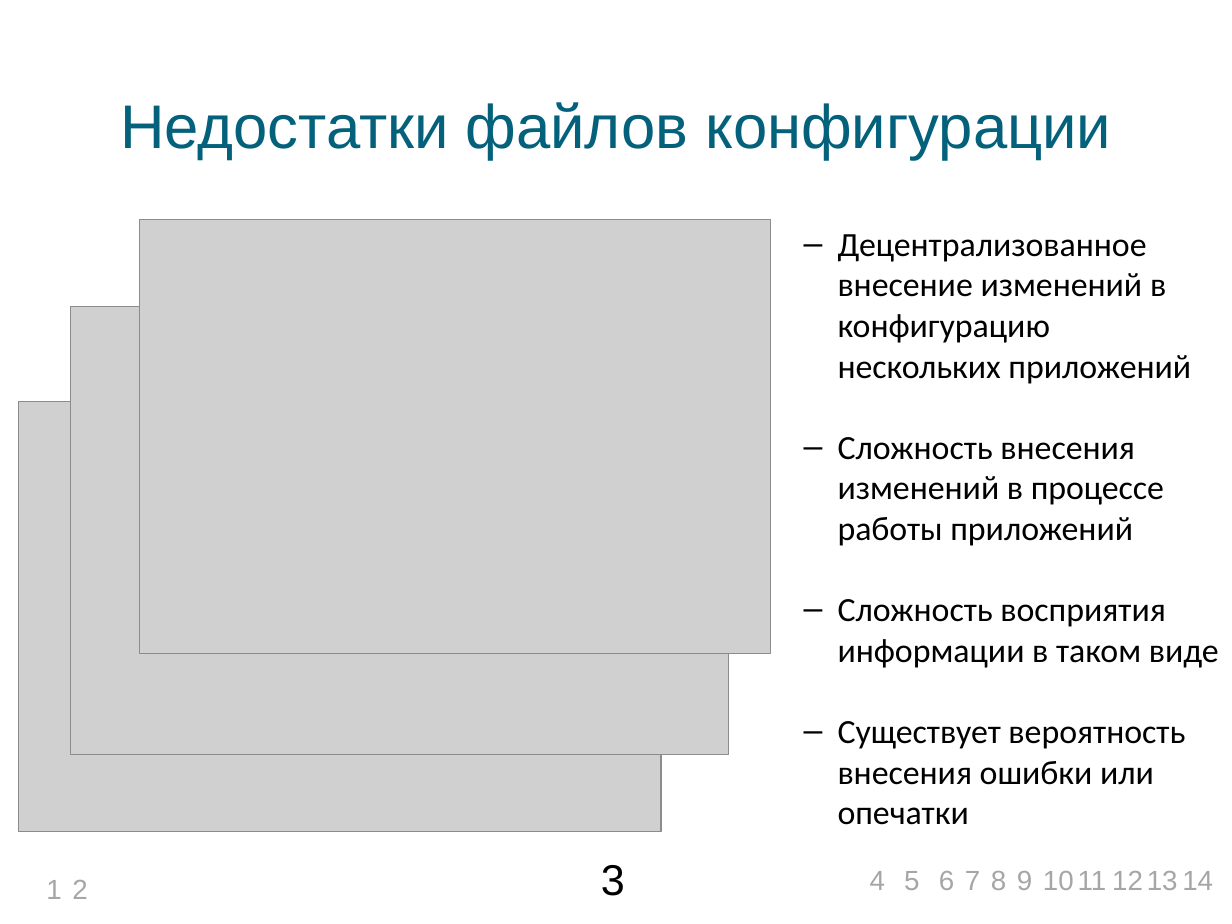
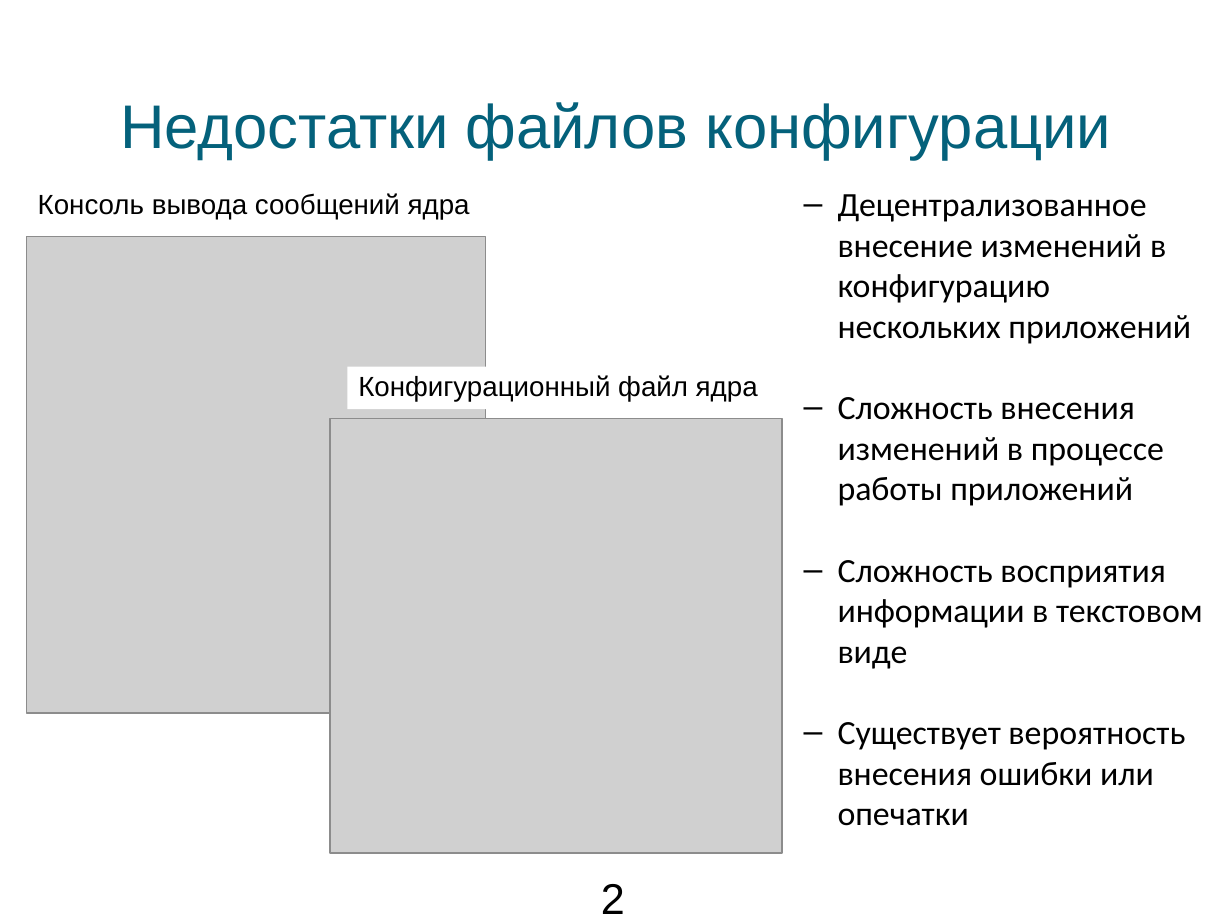
Before and after one commit to bluerain/snoopy, a slide deck: slide 2 of diploma/trunk/ppt/starovoitov.pptx (slide 3 before the commit). Drawn at 1232x924 pixels with LibreOffice and Linux fonts; fonts in the diff are those of the drawing; grey boxes stand for pictures; background and template pictures are left out. Boxes give left, top, right and bottom in pixels: in the first picture for what was removed or moved away, otherwise in the second. Text is boxed around its words. In the diff, an @@ line names an element or a change of style, - is before the commit and + after.

```diff
--- a/diploma/trunk/ppt/starovoitov.pptx
+++ b/diploma/trunk/ppt/starovoitov.pptx
@@ text "Децентрализованное внесение изменений в конфигурацию ...": place and size @@
-text "Децентрализованное внесение изменений в конфигурацию ..." at bbox=[838, 234, 1219, 825]
+text "Децентрализованное внесение изменений в конфигурацию ..." at bbox=[838, 194, 1203, 826]
@@ text added at bbox=[38, 193, 470, 220], 18 pt, text #000000 @@
+Консоль вывода сообщений ядра
@@ picture added at bbox=[27, 237, 486, 714] @@
@@ picture removed at bbox=[140, 220, 771, 654] @@
@@ picture removed at bbox=[70, 306, 729, 755] @@
@@ rectangle added at bbox=[347, 367, 772, 409], fill #FFFFFF, 18 pt, text #000000 @@
+Конфигурационный файл ядра
@@ picture removed at bbox=[18, 401, 661, 832] @@
@@ picture added at bbox=[330, 419, 783, 854] @@
@@ text at bbox=[838, 560, 1203, 669]: text changed @@
-  – Сложность восприятия информации в таком виде
+  – Сложность восприятия информации в текстовом виде
@@ text removed at bbox=[35, 869, 61, 904] @@
-1
@@ text removed at bbox=[601, 865, 625, 896] @@
-3
@@ text "2": place and size @@
-text "2" at bbox=[61, 869, 104, 913]
+text "2" at bbox=[601, 884, 625, 914]
@@ text "2" at bbox=[601, 884, 625, 914]: size 18 to 28 pt, text colour #A6A6A6 to #000000 @@
@@ text removed at bbox=[870, 871, 885, 890] @@
-4
@@ text removed at bbox=[904, 871, 919, 890] @@
-5
@@ text removed at bbox=[939, 871, 954, 890] @@
-6
@@ text removed at bbox=[965, 871, 980, 890] @@
-7
@@ text removed at bbox=[991, 871, 1006, 890] @@
-8
@@ text removed at bbox=[1017, 871, 1032, 890] @@
-9
@@ text removed at bbox=[1043, 871, 1074, 890] @@
-10
@@ text removed at bbox=[1078, 871, 1107, 890] @@
-11
@@ text removed at bbox=[1112, 871, 1143, 890] @@
-12
@@ text removed at bbox=[1147, 871, 1178, 890] @@
-13
@@ text removed at bbox=[1182, 871, 1213, 890] @@
-14
```
Also in this commit, not shown: 8 other slides changed, 4 slides added, 4 slides removed, 8 other files.
